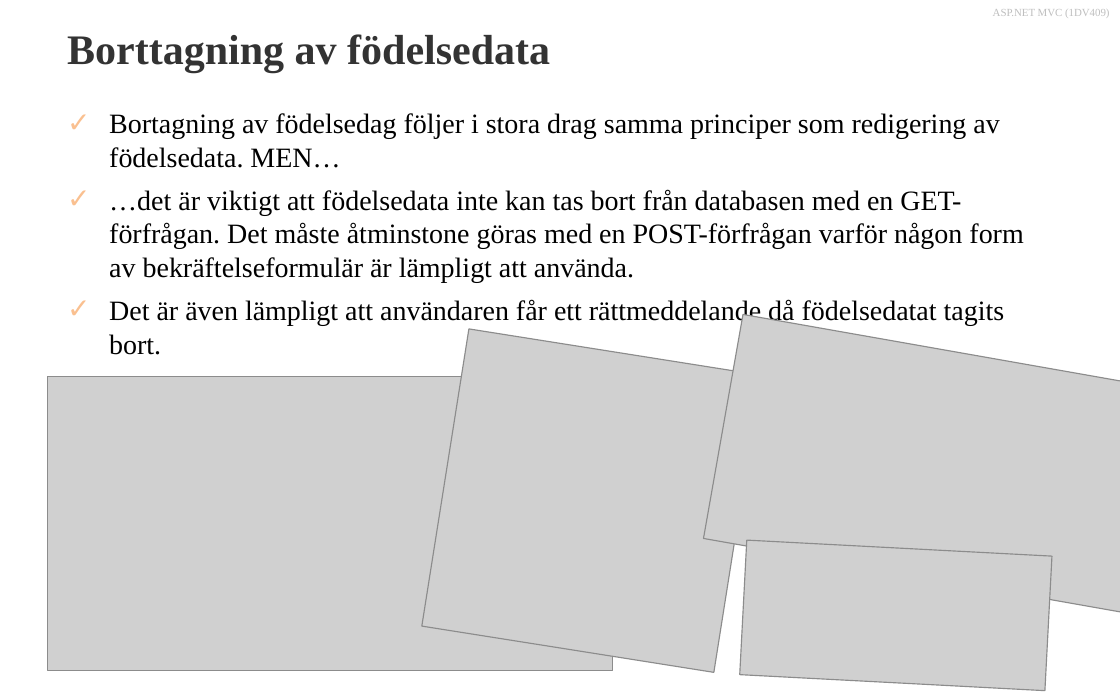
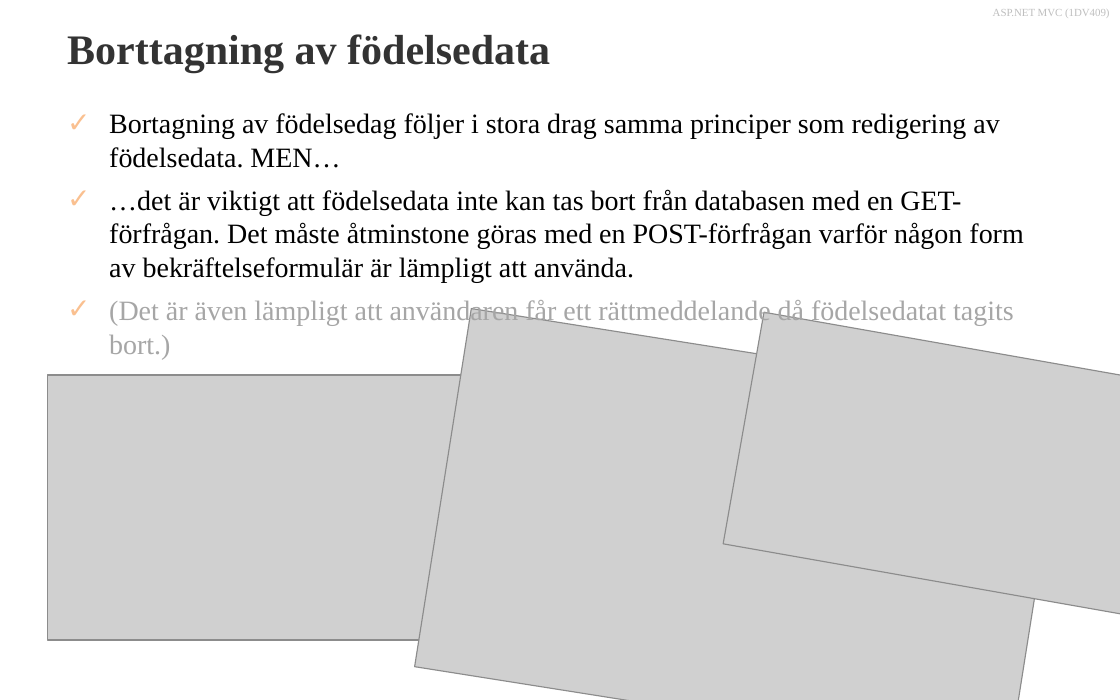
Before and after one commit to 1dv409/kursmaterial, a slide deck: slide 11 of Presentationsmaterial/Dokument/1.6 CRUD, Layout Pages och Partial Views.pptx. Drawn at 1120x700 pixels with LibreOffice and Linux fonts; fonts in the diff are those of the drawing; grey boxes stand for pictures; background and template pictures are left out. Boxes give left, top, right and bottom in pixels: in the first picture for what was removed or moved away, otherwise in the second. Text is boxed around its words. In the diff, an @@ line names an element or a change of style, - is before the commit and + after.

```diff
--- a/Presentationsmaterial/Dokument/1.6 CRUD, Layout Pages och Partial Views.pptx
+++ b/Presentationsmaterial/Dokument/1.6 CRUD, Layout Pages och Partial Views.pptx
@@ text at box(109, 298, 1014, 359): text changed; text colour #000000 to #A6A6A6 @@
-✓ Det är även lämpligt att användaren får ett rättmeddelande då födelsedatat tagits bort.
+✓ (Det är även lämpligt att användaren får ett rättmeddelande då födelsedatat tagits bort.)
@@ picture added at box(414, 309, 1065, 700) @@
@@ picture removed at box(422, 329, 761, 673) @@
@@ picture: place and size @@
-picture at box(703, 314, 1120, 625)
+picture at box(723, 312, 1120, 635)
@@ picture: place and size @@
-picture at box(48, 376, 614, 670)
+picture at box(48, 375, 637, 641)
@@ picture removed at box(739, 540, 1052, 690) @@
```
Also in this commit, not shown: 5 other slides changed, 6 other files.
